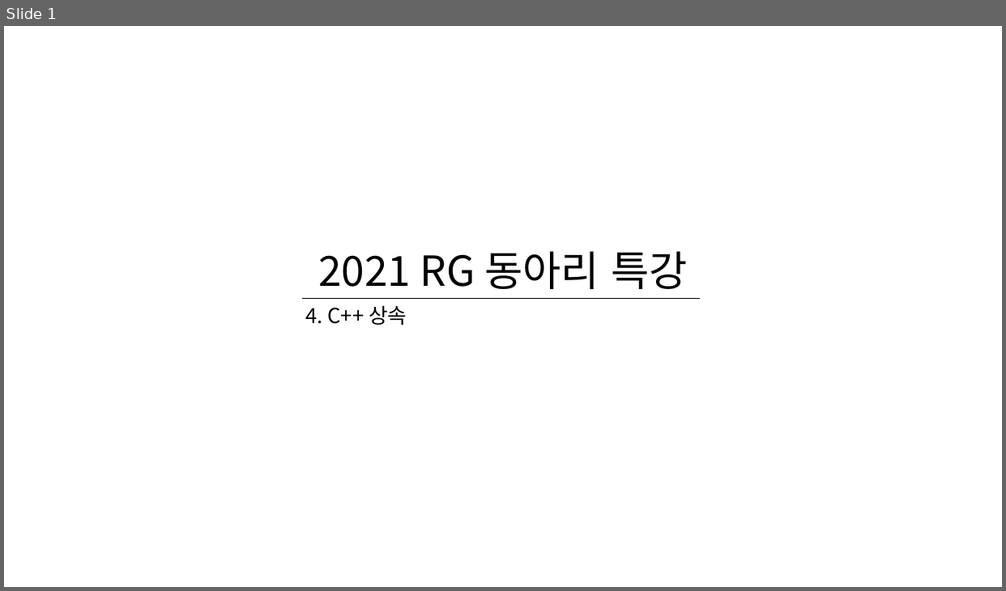
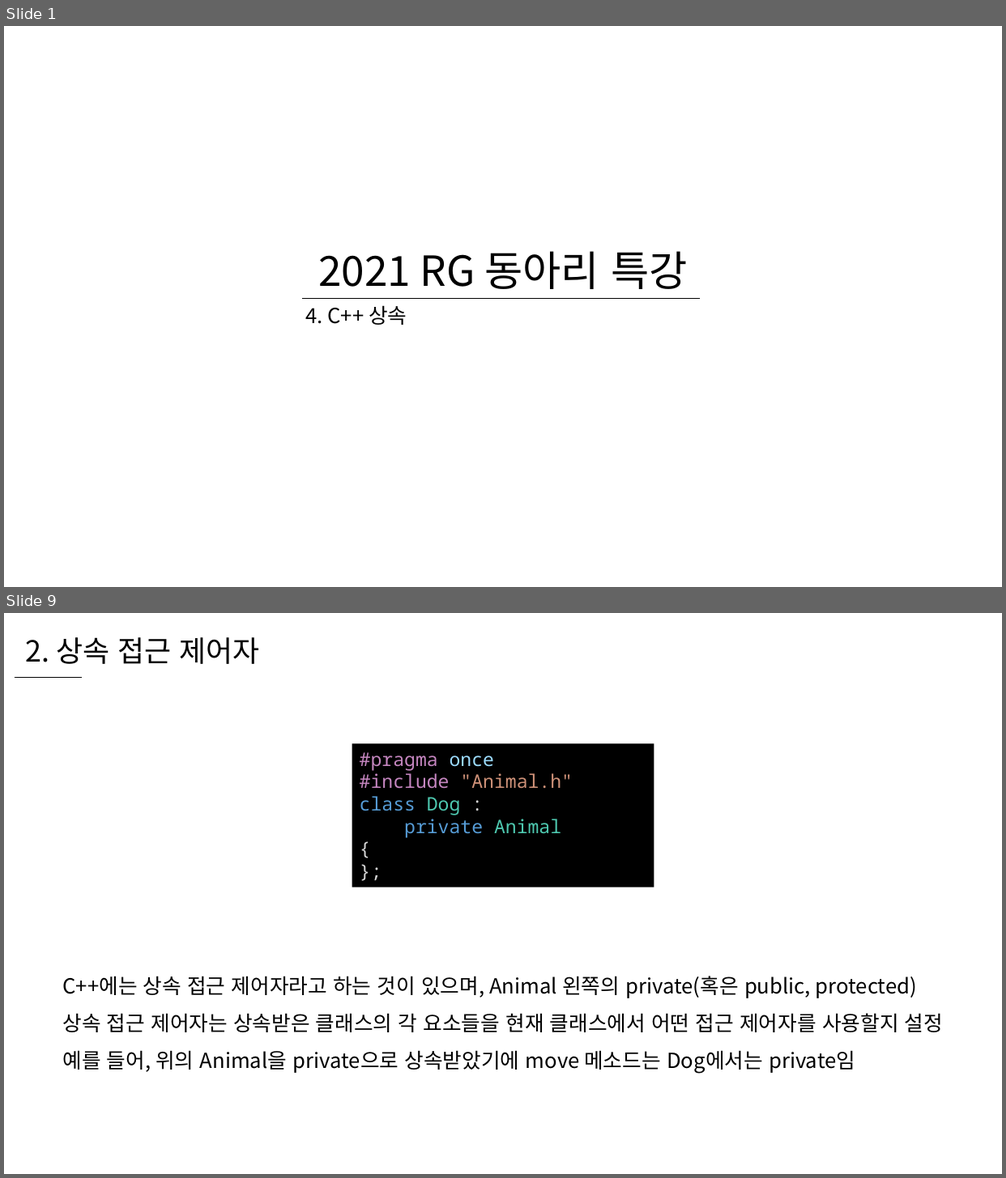
Before and after one commit to WooLyung/2021-RG-Lecture, a slide deck: 선행 자료/4 - C++ 상속.pptx. Shown one above the other, each under a label of ours: slide 1 before the commit, slides 1 and 9 after it; the slides between them are not shown. The pictures are 1006x591 and 1006x1178 pixels, drawn with LibreOffice and Linux fonts; fonts in the diff are those of the drawing. Boxes give left, top, right and bottom in pixels: in the first picture for what was removed or moved away, otherwise in the second. Text is boxed around its words. In the diff, an @@ line names an element or a change of style, - is before the commit and + after.

```diff
--- a/선행 자료/4 - C++ 상속.pptx
+++ b/선행 자료/4 - C++ 상속.pptx
@@ slide 9 added at [4, 613, 1002, 1174], background #FFFFFF @@
@@ text added at [25, 637, 259, 664], 28 pt, text #000000 @@
+2. 상속 접근 제어자
@@ line added from (15, 677) to (82, 677), #000000 0.5 pt @@
@@ rectangle added at [352, 744, 654, 888], fill #000000, 18 pt, text #C586C0 @@
+#pragma once
+#include "Animal.h"
+class Dog :
+private Animal
+{
+};
@@ text added at [62, 976, 943, 1074], 20 pt, text #000000 @@
+C++에는 상속 접근 제어자라고 하는 것이 있으며, Animal 왼쪽의 private(혹은 public, protected)
+상속 접근 제어자는 상속받은 클래스의 각 요소들을 현재 클래스에서 어떤 접근 제어자를 사용할지 설정
+예를 들어, 위의 Animal을 private으로 상속받았기에 move 메소드는 Dog에서는 private임
```
Also in this commit, not shown: 2 slides changed, 27 other slides added, 2 other files.
